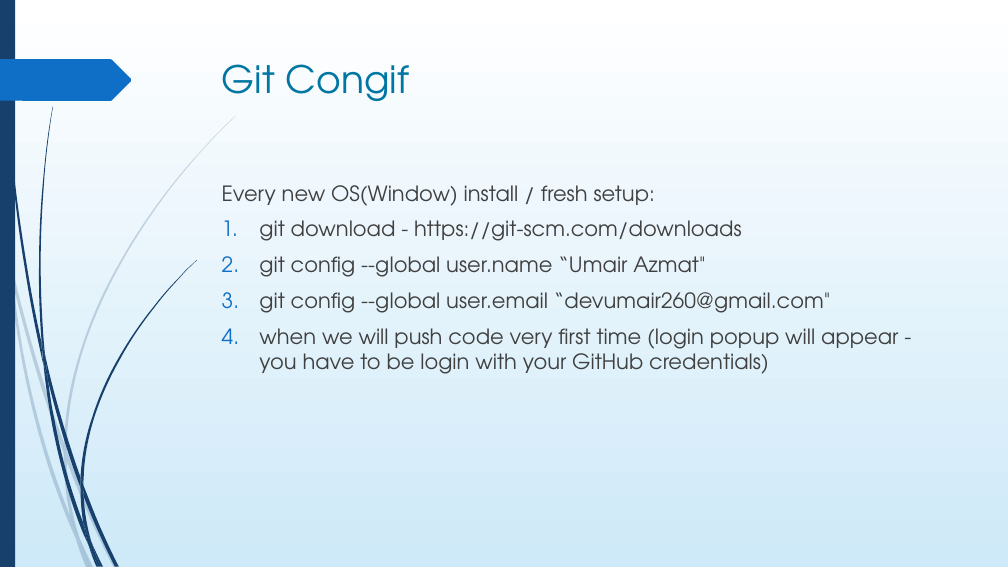
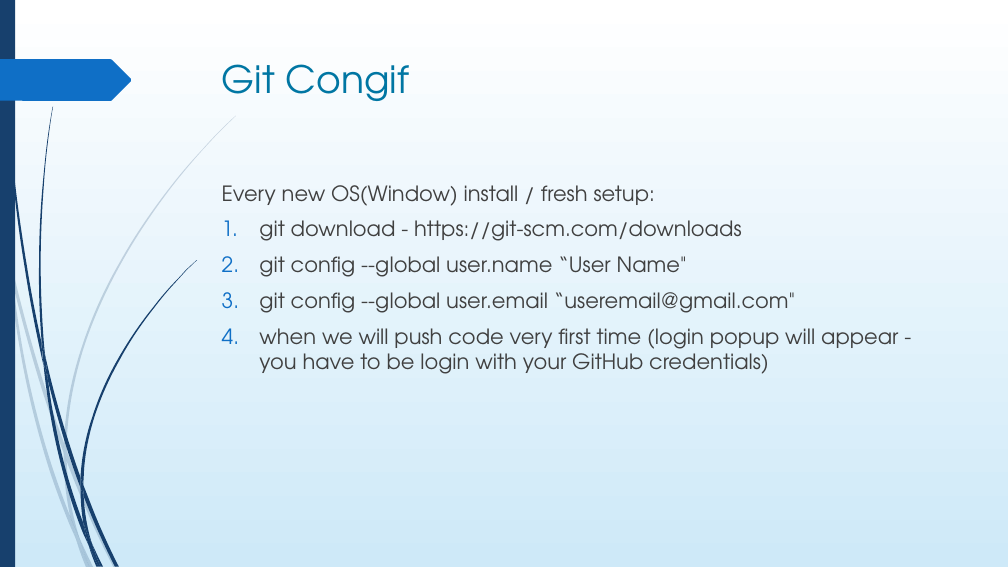
Before and after one commit to umairazmat/SMIT-WMA-6-A, a slide deck: slide 4 of Github/GIt vs Github.pptx. Drawn at 1008x567 pixels with LibreOffice and Linux fonts; fonts in the diff are those of the drawing. Boxes give left, top, right and bottom in pixels: in the first picture for what was removed or moved away, otherwise in the second. Text is boxed around its words. In the diff, an @@ line names an element or a change of style, - is before the commit and + after.

```diff
--- a/Github/GIt vs Github.pptx
+++ b/Github/GIt vs Github.pptx
@@ text at [259, 256, 795, 313]: text changed @@
-2. git config --global user.name “Umair Azmat"
-3. git config --global user.email “devumair260@gmail.com"
+2. git config --global user.name “User Name"
+3. git config --global user.email “useremail@gmail.com"
```
Also in this commit, not shown: 1 other slide changed.
